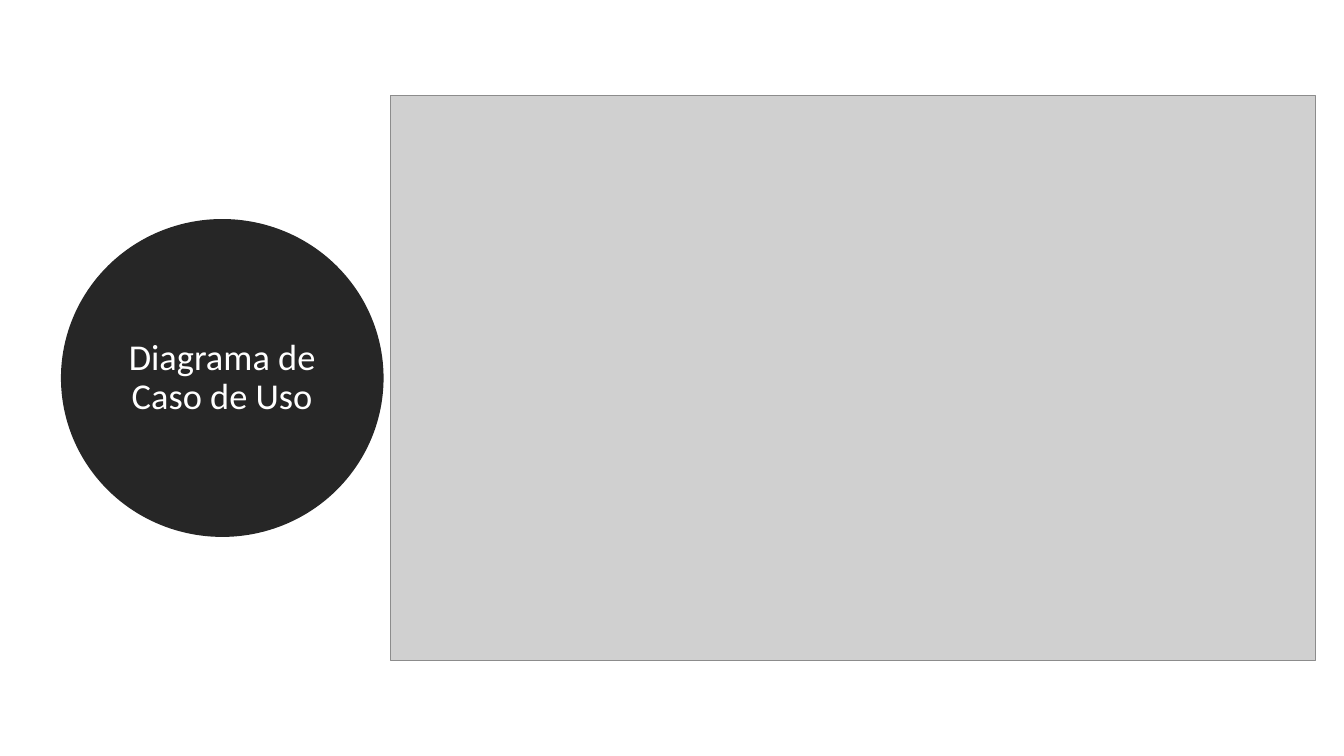
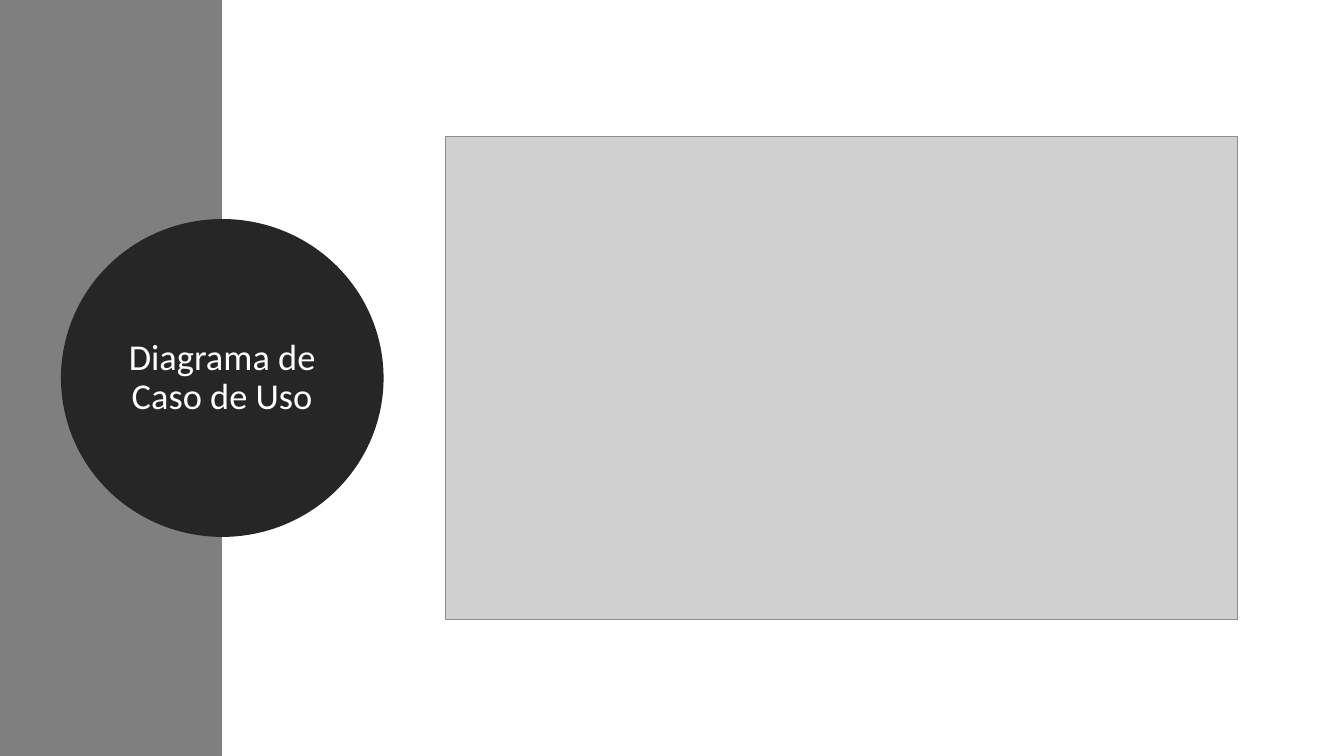
Before and after one commit to giraudgabriel/Projeto-Antenas, a slide deck: slide 10 of diagramas/Requisitos.pptx. Drawn at 1344x756 pixels with LibreOffice and Linux fonts; fonts in the diff are those of the drawing; grey boxes stand for pictures. Boxes give left, top, right and bottom in pixels: in the first picture for what was removed or moved away, otherwise in the second. Text is boxed around its words. In the diff, an @@ line names an element or a change of style, - is before the commit and + after.

```diff
--- a/diagramas/Requisitos.pptx
+++ b/diagramas/Requisitos.pptx
@@ rectangle added at <box>0,0,222,756</box>, fill #7F7F7F @@
@@ picture: place and size @@
-picture at <box>391,96,1317,660</box>
+picture at <box>446,136,1238,620</box>
```
Also in this commit, not shown: 7 other slides changed, 7 slides removed.
